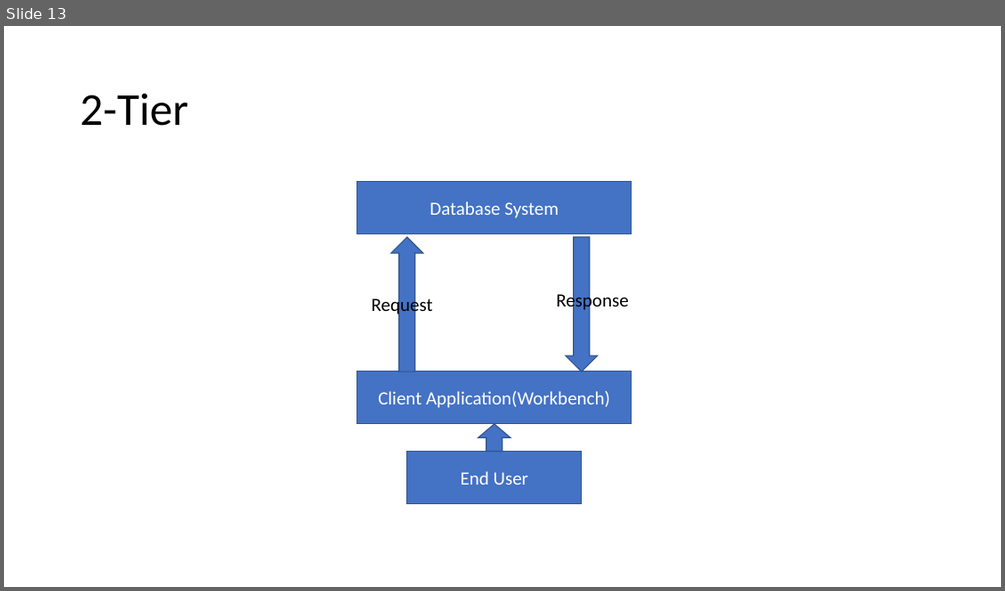
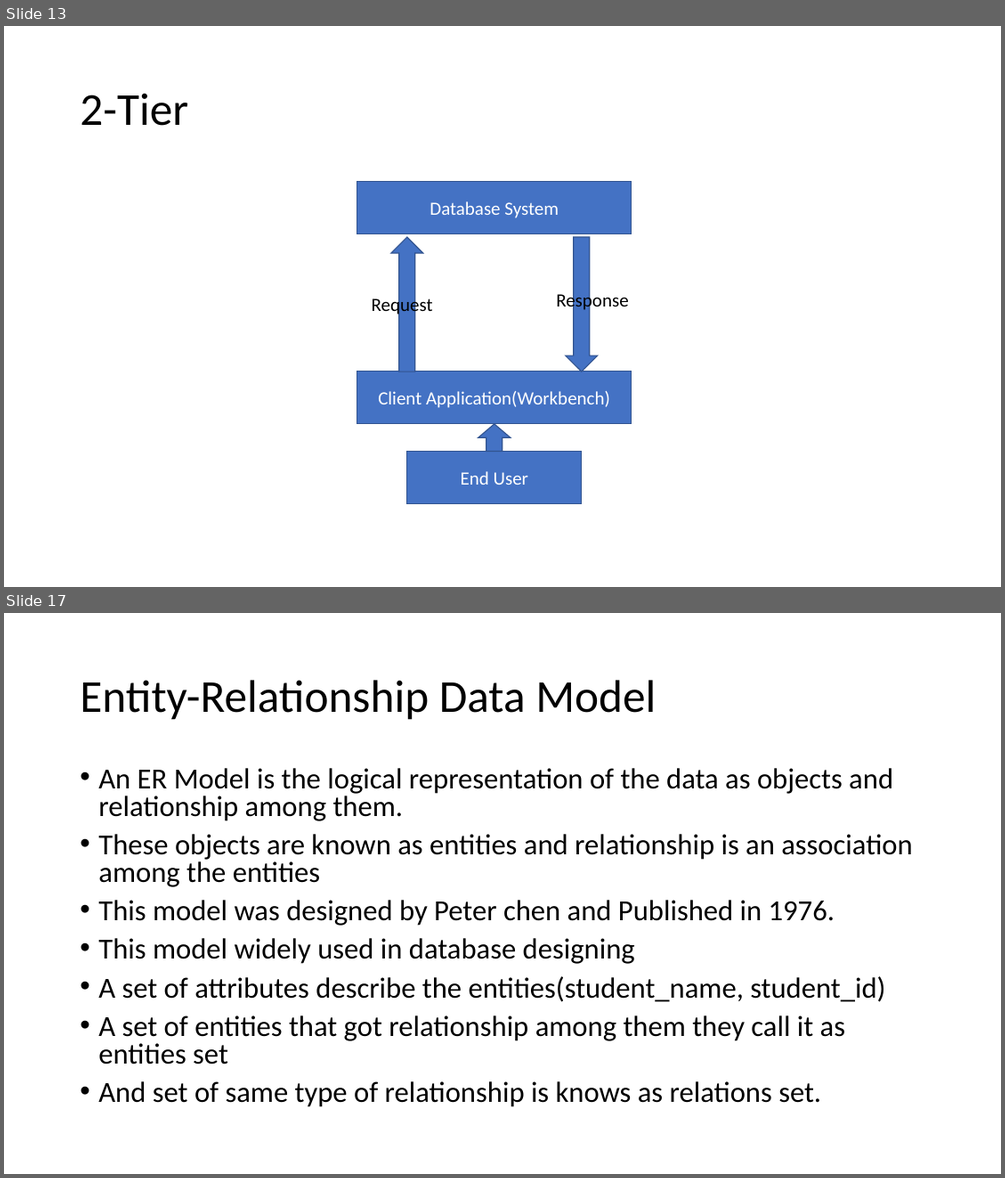
Before and after one commit to karthick1808/CDB20DW061, a slide deck: Day2.pptx. Shown one above the other, each under a label of ours: slide 13 before the commit, slides 13 and 17 after it; the slides between them are not shown. The pictures are 1005x591 and 1005x1178 pixels, drawn with LibreOffice and Linux fonts; fonts in the diff are those of the drawing. Boxes give left, top, right and bottom in pixels: in the first picture for what was removed or moved away, otherwise in the second. Text is boxed around its words. In the diff, an @@ line names an element or a change of style, - is before the commit and + after.

```diff
--- a/Day2.pptx
+++ b/Day2.pptx
@@ slide 17 added at (4, 613, 1001, 1174), background #FFFFFF @@
@@ title added at (80, 680, 655, 720), 44 pt, text #000000 @@
+Entity-Relationship Data Model
@@ text added at (98, 768, 912, 1107), 28 pt, text #000000 @@
+• An ER Model is the logical representation of the data as objects and relationship among them.
+• These objects are known as entities and relationship is an association among the entities
+• This model was designed by Peter chen and Published in 1976.
+• This model widely used in database designing
+• A set of attributes describe the entities(student_name, student_id)
+• A set of entities that got relationship among them they call it as entities set
+• And set of same type of relationship is knows as relations set.
```
Also in this commit, not shown: 1 slide changed, 1 other slide added.
